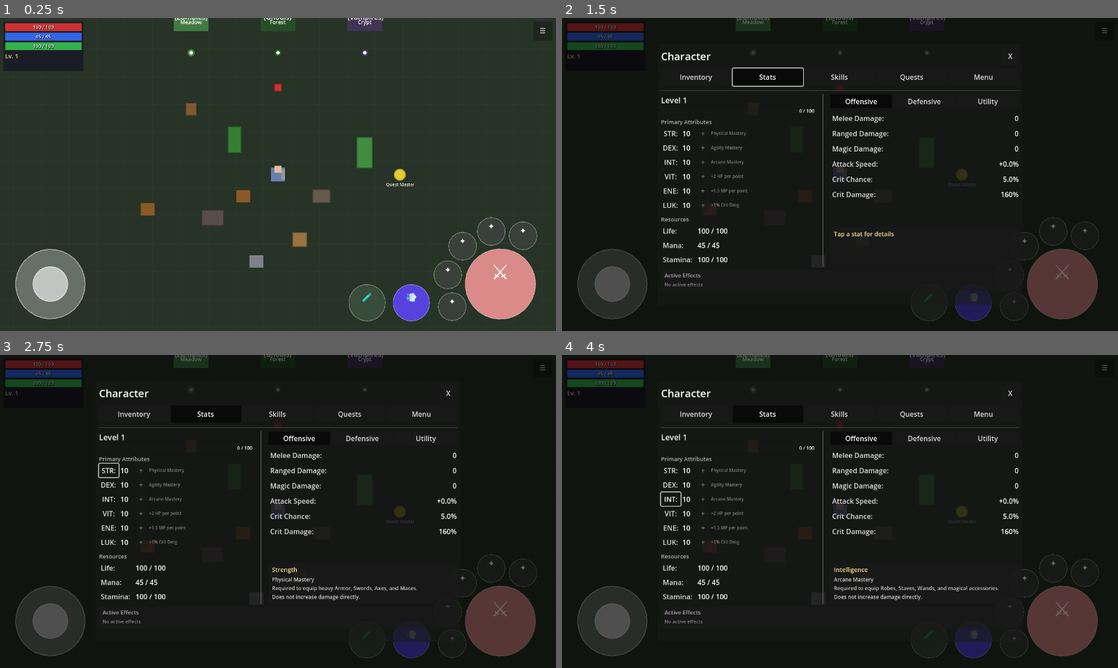
Above: before the commit, frames 1-4 (two rows, left to right).
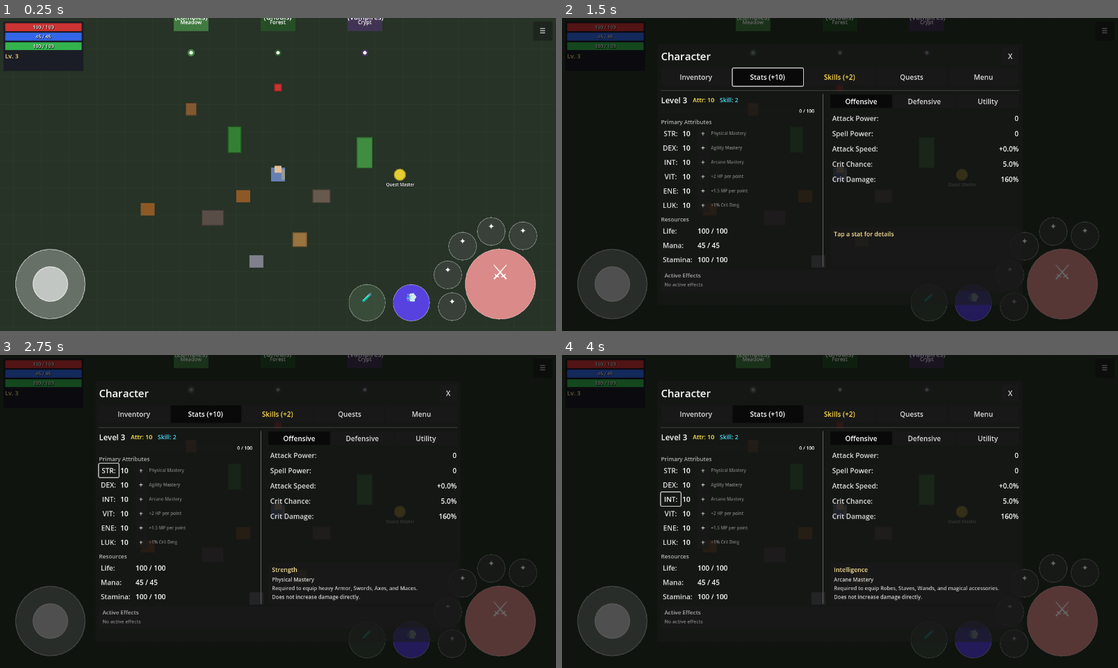
Above: after the commit, the same moments.

Repository: MatousHruska/MobileTestia
Game: Godot game, scene res://scenes/world/test_zone.tscn
Same seed, same stepped clock (60 frames per second), same inputs: the game is played once before the commit and once after it.
Inputs:
- Up to frame 1 (0.25 s): no input
- Up to frame 2 (1.5 s): click "☰" at 0.5 s; click "Stats" (after the commit: "Stats (+10)") at 1.25 s
- Up to frame 3 (2.75 s): click "STR:" at 2 s
- Up to frame 4 (4 s): click "DEX:" at 2.75 s; click "INT:" at 3.5 s

The runs differ from the first frame. In frame 1, less than 0.1% of the frame differs, in the area x 2-4%, y 11-13%; in frame 2, 0.9%, in the area x 2-83%, y 11-61%; in frame 3, 0.9%; in frame 4, 0.9%.
Error after the commit: Parse Error: Identifier "InventoryManager" not declared in the current scope. (res://scripts/npc/enemy_npc.gd:302)

Commit message:
Refactor combat stats system to WoW-style weapon damage model
- Replace melee_damage/ranged_damage/magic_damage with attack_power/spell_power
- Add weapon damage properties to EquipmentData (weapon_damage, physical_damage,
  elemental damages, weapon_attack_speed)
- Update ItemDatabase.bas and SkillDatabase.bas with new column structures
- Add skill_category, weapon_damage_percent, flat_damage_bonus, damage_type to talents
- Update stats panel to show Attack Power and Spell Power
- Set DEBUG_STARTING_LEVEL to 3 for testing with skill points
- Add get_equipped_weapon_damage() helper to InventoryManager
- Update SharedValidation.bas with new stat modifier options

Diff:
--- a/autoloads/database_loader.gd
+++ b/autoloads/database_loader.gd
@@ -1007,17 +1007,17 @@
 	item.equipment_type = _map_slot_to_equipment_type(slot, item_type)
 
 	# Base stats become bonuses (base item = common with just base stats)
-	var base_damage: int = int(base.get("base_damage", 0))
 	var base_armor: int = int(base.get("base_armor", 0))
 
-	# Weapons get melee damage (can expand for ranged/magic later)
+	# Weapons get weapon damage properties
 	if slot == "Weapon":
-		if item_type in ["Bow", "Crossbow"]:
-			item.bonus_ranged_damage = base_damage
-		elif item_type in ["Staff", "Wand"]:
-			item.bonus_magic_damage = base_damage
-		else:
-			item.bonus_melee_damage = base_damage
+		item.weapon_damage = int(base.get("weapon_damage", 0))
+		item.physical_damage = int(base.get("physical_damage", 0))
+		item.fire_damage = int(base.get("fire_damage", 0))
+		item.cold_damage = int(base.get("cold_damage", 0))
+		item.lightning_damage = int(base.get("lightning_damage", 0))
+		item.poison_damage = int(base.get("poison_damage", 0))
+		item.weapon_attack_speed = float(base.get("attack_speed", 1.0))
 
 	# Armor pieces get armor bonus
 	if base_armor > 0:
@@ -1088,9 +1088,11 @@
 	var value: int = randi_range(int(min_val), int(max_val))
 
 	match stat:
-		"melee_damage": item.bonus_melee_damage += value
-		"ranged_damage": item.bonus_ranged_damage += value
-		"magic_damage": item.bonus_magic_damage += value
+		"attack_power": item.bonus_attack_power += value
+		"spell_power": item.bonus_spell_power += value
+		"fire_power", "cold_power", "lightning_power", "poison_power":
+			# Elemental spell power could be implemented later
+			item.bonus_spell_power += value
 		"strength": item.bonus_strength += value
 		"dexterity": item.bonus_dexterity += value
 		"intelligence": item.bonus_intelligence += value
--- a/autoloads/player_stats.gd
+++ b/autoloads/player_stats.gd
@@ -54,6 +54,9 @@
 		_recalculate_derived()
 		stats_changed.emit()
 
+## Starting level for testing (set to 3 for skill point testing)
+const DEBUG_STARTING_LEVEL: int = 3
+
 ## Level and Experience
 var level: int = 1:
 	set(value):
@@ -101,9 +104,8 @@
 var max_stamina: float = 100.0
 
 ## Offensive Stats (Derived)
-var melee_damage: float = 0.0
-var ranged_damage: float = 0.0
-var magic_damage: float = 0.0
+var attack_power: float = 0.0  # Flat bonus to weapon-based attacks
+var spell_power: float = 0.0   # Flat bonus to spell damage
 var attack_speed: float = 0.0  # Percentage bonus
 var critical_chance: float = 5.0  # Base 5%
 var critical_damage: float = BASE_CRIT_DAMAGE  # Base 150%
@@ -128,6 +130,16 @@
 
 func _ready() -> void:
 	Debug.info("Stats", "PlayerStats initialized")
+
+	# Set starting level for testing
+	if DEBUG_STARTING_LEVEL > 1:
+		level = DEBUG_STARTING_LEVEL
+		attribute_points = (DEBUG_STARTING_LEVEL - 1) * POINTS_PER_LEVEL
+		skill_points = (DEBUG_STARTING_LEVEL - 1) * SKILL_POINTS_PER_LEVEL
+		Debug.info("Stats", "Debug starting level: %d (%d attr pts, %d skill pts)" % [
+			level, attribute_points, skill_points
+		])
+
 	_recalculate_derived()
 	# Start with full resources
 	current_life = max_life
@@ -299,10 +311,9 @@
 	# Critical Damage: Base 150% + 1% per Luck point (uses total luck including equipment)
 	critical_damage = BASE_CRIT_DAMAGE + (total_luck * 1.0) + get_equipment_bonus("crit_damage")
 
-	# Offensive stats (from equipment and buffs only, primary stats are requirements)
-	melee_damage = get_equipment_bonus("melee_damage")
-	ranged_damage = get_equipment_bonus("ranged_damage")
-	magic_damage = get_equipment_bonus("magic_damage")
+	# Offensive stats (from equipment and buffs only)
+	attack_power = get_equipment_bonus("attack_power")
+	spell_power = get_equipment_bonus("spell_power")
 	attack_speed = get_equipment_bonus("attack_speed")
 	critical_chance = 5.0 + get_equipment_bonus("crit_chance")
 
@@ -355,12 +366,10 @@
 		"stamina":
 			return "Endurance\nConsumed by Sprinting and Dodging.\nRegenerates quickly when inactive."
 		# Offensive
-		"melee_damage":
-			return "Melee Damage\nTotal damage dealt with melee weapons.\nCalculated from equipment bonuses."
-		"ranged_damage":
-			return "Ranged Damage\nTotal damage dealt with bows and thrown weapons."
-		"magic_damage":
-			return "Magic Damage\nTotal damage dealt by Spells.\nCan include Fire, Ice, Lightning, or Chaos damage."
+		"attack_power":
+			return "Attack Power\nFlat damage bonus added to weapon-based attacks.\nAffects melee and ranged skills."
+		"spell_power":
+			return "Spell Power\nFlat damage bonus added to spell damage.\nAffects magic skills."
 		"attack_speed":
 			return "Attack Speed\nIncreases attack frequency and reduces animation duration."
 		"critical_chance":
--- a/scripts/data/equipment_data.gd
+++ b/scripts/data/equipment_data.gd
@@ -4,6 +4,16 @@
 
 ## What type of equipment this is
 @export var equipment_type: EquipmentType = EquipmentType.NONE
+
+## Weapon properties (only for weapons)
+@export_group("Weapon Stats")
+@export var weapon_damage: int = 0         # Total weapon damage (sum of all types)
+@export var physical_damage: int = 0       # Physical portion of weapon damage
+@export var fire_damage: int = 0           # Fire elemental damage
+@export var cold_damage: int = 0           # Cold elemental damage
+@export var lightning_damage: int = 0      # Lightning elemental damage
+@export var poison_damage: int = 0         # Poison elemental damage
+@export var weapon_attack_speed: float = 1.0  # Attacks per second (weapon base)
 
 ## Stat bonuses provided when equipped
 @export_group("Stat Bonuses")
@@ -16,12 +26,11 @@
 
 ## Offensive stat bonuses
 @export_group("Offensive Bonuses")
-@export var bonus_melee_damage: int = 0
-@export var bonus_ranged_damage: int = 0
-@export var bonus_magic_damage: int = 0
+@export var bonus_attack_power: int = 0      # Flat bonus added to weapon-based attacks
+@export var bonus_spell_power: int = 0       # Flat bonus added to spell damage
 @export var bonus_attack_speed: float = 0.0  # Percentage
-@export var bonus_crit_chance: float = 0.0  # Percentage
-@export var bonus_crit_damage: float = 0.0  # Percentage
+@export var bonus_crit_chance: float = 0.0   # Percentage
+@export var bonus_crit_damage: float = 0.0   # Percentage
 
 ## Defensive stat bonuses
 @export_group("Defensive Bonuses")
@@ -65,6 +74,27 @@
 ## Get formatted stat bonus text for UI
 func get_stat_text() -> String:
 	var lines: PackedStringArray = []
+
+	# Weapon damage (only for weapons)
+	if weapon_damage > 0:
+		var dmg_parts: PackedStringArray = []
+		if physical_damage > 0:
+			dmg_parts.append("%d Physical" % physical_damage)
+		if fire_damage > 0:
+			dmg_parts.append("%d Fire" % fire_damage)
+		if cold_damage > 0:
+			dmg_parts.append("%d Cold" % cold_damage)
+		if lightning_damage > 0:
+			dmg_parts.append("%d Lightning" % lightning_damage)
+		if poison_damage > 0:
+			dmg_parts.append("%d Poison" % poison_damage)
+
+		if dmg_parts.size() > 0:
+			lines.append("%d Damage (%s)" % [weapon_damage, ", ".join(dmg_parts)])
+		else:
+			lines.append("%d Damage" % weapon_damage)
+
+		lines.append("%.1f Attacks/sec" % weapon_attack_speed)
 
 	# Primary stats
 	if bonus_strength != 0:
@@ -81,12 +111,10 @@
 		lines.append("+%d LUK" % bonus_luck)
 
 	# Offensive stats
-	if bonus_melee_damage != 0:
-		lines.append("+%d Melee Dmg" % bonus_melee_damage)
-	if bonus_ranged_damage != 0:
-		lines.append("+%d Ranged Dmg" % bonus_ranged_damage)
-	if bonus_magic_damage != 0:
-		lines.append("+%d Magic Dmg" % bonus_magic_damage)
+	if bonus_attack_power != 0:
+		lines.append("+%d Attack Power" % bonus_attack_power)
+	if bonus_spell_power != 0:
+		lines.append("+%d Spell Power" % bonus_spell_power)
 	if bonus_attack_speed != 0.0:
 		lines.append("+%.0f%% Atk Spd" % bonus_attack_speed)
 	if bonus_crit_chance != 0.0:
--- a/scripts/inventory/inventory_manager.gd
+++ b/scripts/inventory/inventory_manager.gd
@@ -76,12 +76,10 @@
 			PlayerStats.set_equipment_bonus("luck", PlayerStats.get_equipment_bonus("luck") + equip.bonus_luck)
 
 		# Offensive stat bonuses
-		if equip.bonus_melee_damage != 0:
-			PlayerStats.set_equipment_bonus("melee_damage", PlayerStats.get_equipment_bonus("melee_damage") + equip.bonus_melee_damage)
-		if equip.bonus_ranged_damage != 0:
-			PlayerStats.set_equipment_bonus("ranged_damage", PlayerStats.get_equipment_bonus("ranged_damage") + equip.bonus_ranged_damage)
-		if equip.bonus_magic_damage != 0:
-			PlayerStats.set_equipment_bonus("magic_damage", PlayerStats.get_equipment_bonus("magic_damage") + equip.bonus_magic_damage)
+		if equip.bonus_attack_power != 0:
+			PlayerStats.set_equipment_bonus("attack_power", PlayerStats.get_equipment_bonus("attack_power") + equip.bonus_attack_power)
+		if equip.bonus_spell_power != 0:
+			PlayerStats.set_equipment_bonus("spell_power", PlayerStats.get_equipment_bonus("spell_power") + equip.bonus_spell_power)
 		if equip.bonus_attack_speed != 0.0:
 			PlayerStats.set_equipment_bonus("attack_speed", PlayerStats.get_equipment_bonus("attack_speed") + equip.bonus_attack_speed)
 		if equip.bonus_crit_chance != 0.0:
@@ -320,6 +318,28 @@
 	return equipped[slot]
 
 
+## Get the weapon damage from equipped weapon (for combat calculations)
+func get_equipped_weapon_damage() -> float:
+	var weapon_slot := get_equipped_item(ItemData.EquipSlot.MAIN_HAND)
+	if weapon_slot.is_empty():
+		return 1.0  # Unarmed base damage
+	var weapon: ItemData = weapon_slot.get("item")
+	if weapon is EquipmentData:
+		return float(weapon.weapon_damage) if weapon.weapon_damage > 0 else 1.0
+	return 1.0
+
+
+## Get the attack speed from equipped weapon
+func get_equipped_weapon_attack_speed() -> float:
+	var weapon_slot := get_equipped_item(ItemData.EquipSlot.MAIN_HAND)
+	if weapon_slot.is_empty():
+		return 1.0  # Unarmed attack speed
+	var weapon: ItemData = weapon_slot.get("item")
+	if weapon is EquipmentData:
+		return weapon.weapon_attack_speed if weapon.weapon_attack_speed > 0 else 1.0
+	return 1.0
+
+
 func is_slot_blocked(_slot: ItemData.EquipSlot) -> bool:
 	# No slots are blocked in this configuration
 	return false
--- a/scripts/npc/enemy_npc.gd
+++ b/scripts/npc/enemy_npc.gd
@@ -297,7 +297,11 @@
 func _on_hurtbox_area_entered(area: Area2D) -> void:
 	# Received hit from player attack
 	if area.is_in_group("player_attack"):
-		var damage := _calculate_incoming_damage(PlayerStats.melee_damage)
+		# TODO: Implement proper damage formula with weapon damage
+		# For now, use weapon damage from equipped weapon + attack power
+		var weapon_dmg := InventoryManager.get_equipped_weapon_damage()
+		var total_damage := weapon_dmg + PlayerStats.attack_power
+		var damage := _calculate_incoming_damage(total_damage)
 		take_damage(damage, Game.player)
 
 
--- a/scripts/ui/menu/stats_panel.gd
+++ b/scripts/ui/menu/stats_panel.gd
@@ -523,9 +523,8 @@
 	grid.add_theme_constant_override("v_separation", 4)
 
 	var stats := [
-		["melee_damage", "Melee Damage"],
-		["ranged_damage", "Ranged Damage"],
-		["magic_damage", "Magic Damage"],
+		["attack_power", "Attack Power"],
+		["spell_power", "Spell Power"],
 		["attack_speed", "Attack Speed"],
 		["critical_chance", "Crit Chance"],
 		["critical_damage", "Crit Damage"],
@@ -719,9 +718,8 @@
 
 func _update_derived_stats() -> void:
 	# Offensive
-	_set_stat_value("melee_damage", "%.0f" % PlayerStats.melee_damage)
-	_set_stat_value("ranged_damage", "%.0f" % PlayerStats.ranged_damage)
-	_set_stat_value("magic_damage", "%.0f" % PlayerStats.magic_damage)
+	_set_stat_value("attack_power", "%.0f" % PlayerStats.attack_power)
+	_set_stat_value("spell_power", "%.0f" % PlayerStats.spell_power)
 	_set_stat_value("attack_speed", "+%.1f%%" % PlayerStats.attack_speed)
 	_set_stat_value("critical_chance", "%.1f%%" % PlayerStats.critical_chance)
 	_set_stat_value("critical_damage", "%.0f%%" % PlayerStats.critical_damage)
Not shown, changed: databases/vba/ItemDatabase.bas
Not shown, changed: databases/vba/MasterExport.bas
Not shown, changed: databases/vba/SharedValidation.bas
Not shown, changed: databases/vba/SkillDatabase.bas
